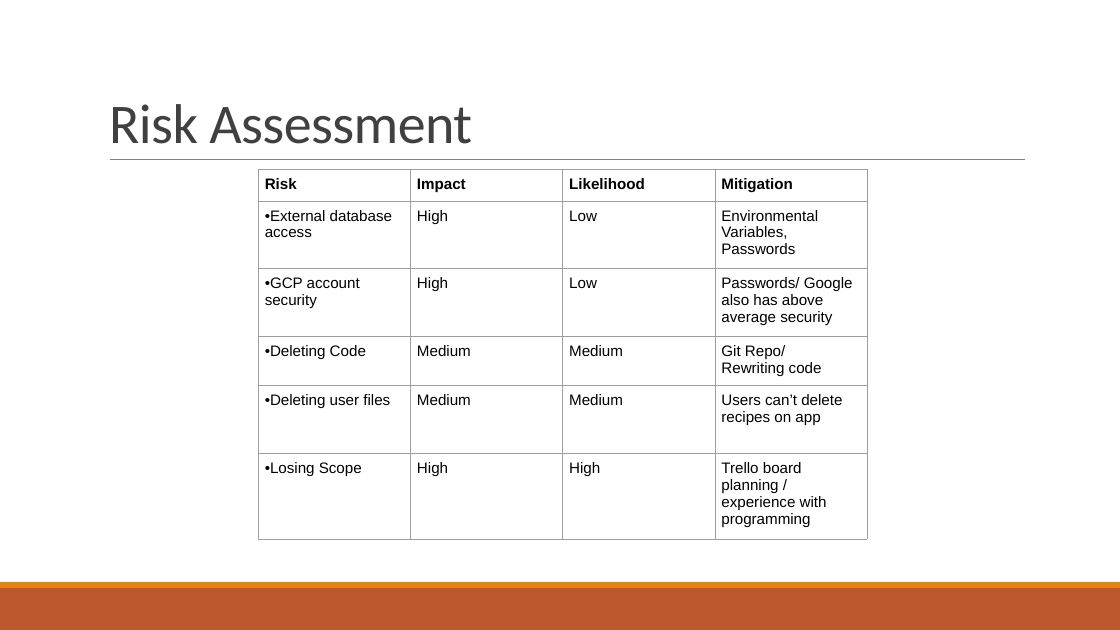
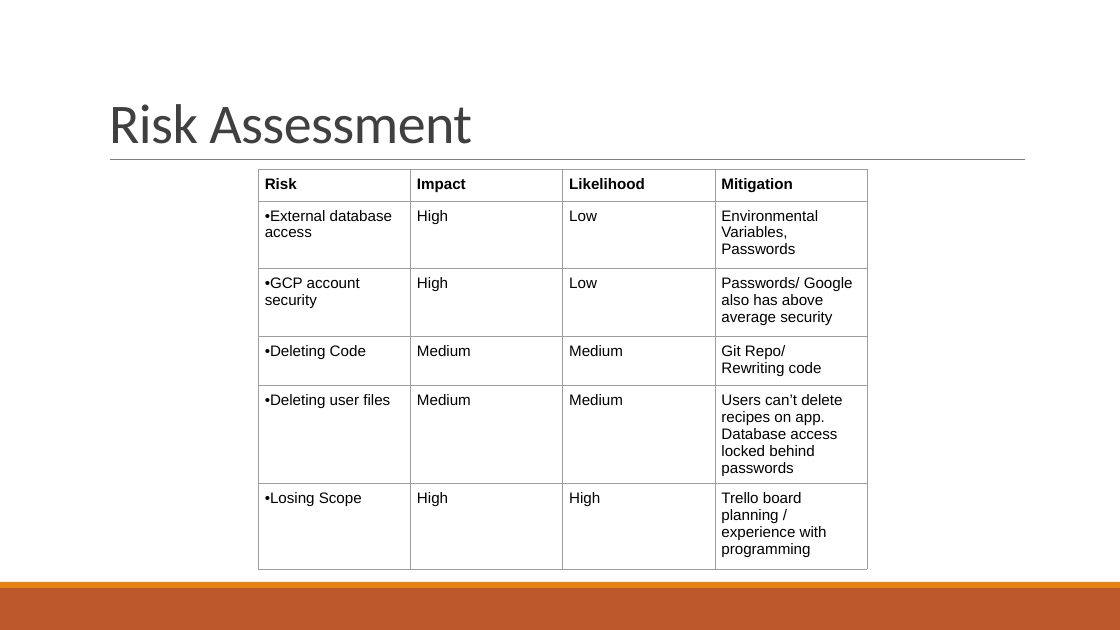
Before and after one commit to hrvwnd/project2-unknowntitle, a slide deck: slide 10 of documentation/Recipe-presentation.pptx. Drawn at 1120x630 pixels with LibreOffice and Linux fonts; fonts in the diff are those of the drawing. Boxes give left, top, right and bottom in pixels: in the first picture for what was removed or moved away, otherwise in the second. Text is boxed around its words. In the diff, an @@ line names an element or a change of style, - is before the commit and + after.

```diff
--- a/documentation/Recipe-presentation.pptx
+++ b/documentation/Recipe-presentation.pptx
@@ table at [258,170,866,576] @@
-row 5, column 4: Users can’t delete recipes on app
+row 5, column 4: Users can’t delete recipes on app. Database access locked behind passwords
```
Also in this commit, not shown: 2 other slides changed, 1 other file.
